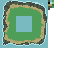
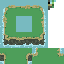
Two versions of the same layered image (64 x 64). Layer-by-layer changes:
added layer "Layer2" above "Layer 1" over [0, 0, 64, 64]
hid "Layer 1" over [0, 0, 48, 48]
